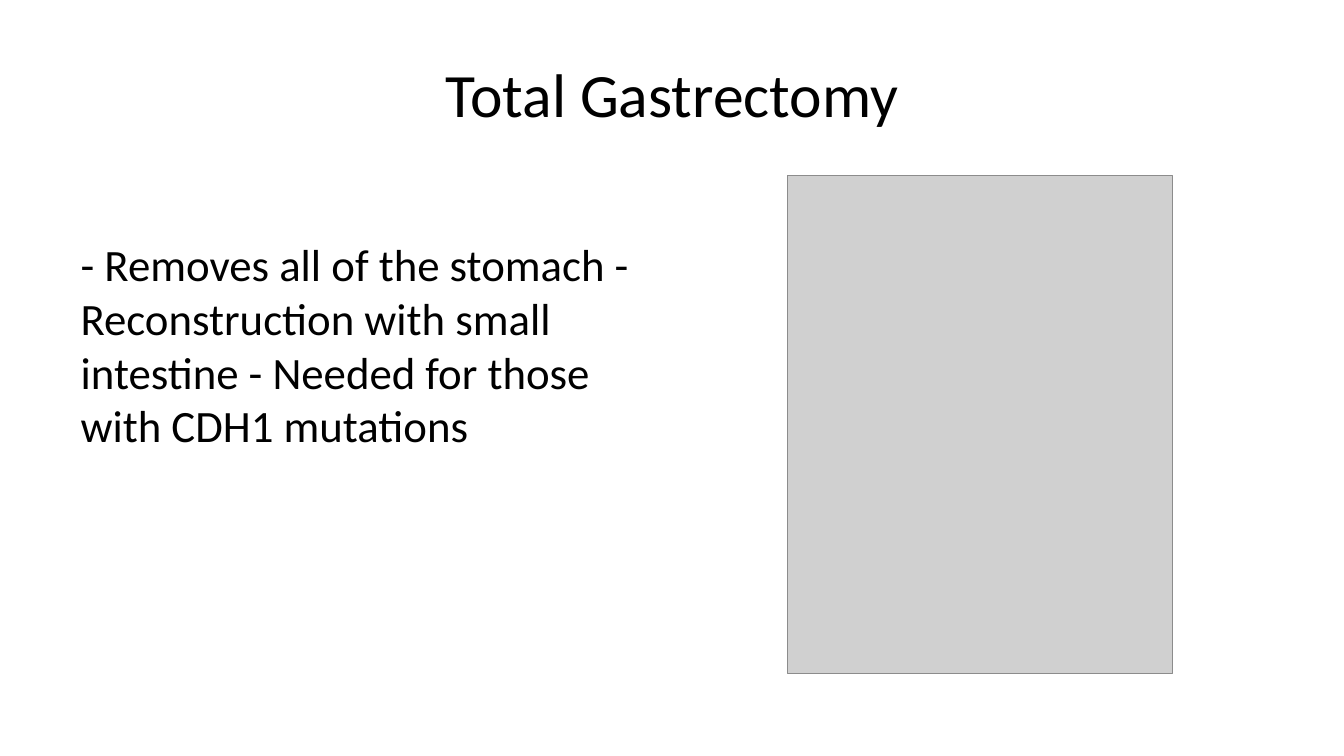
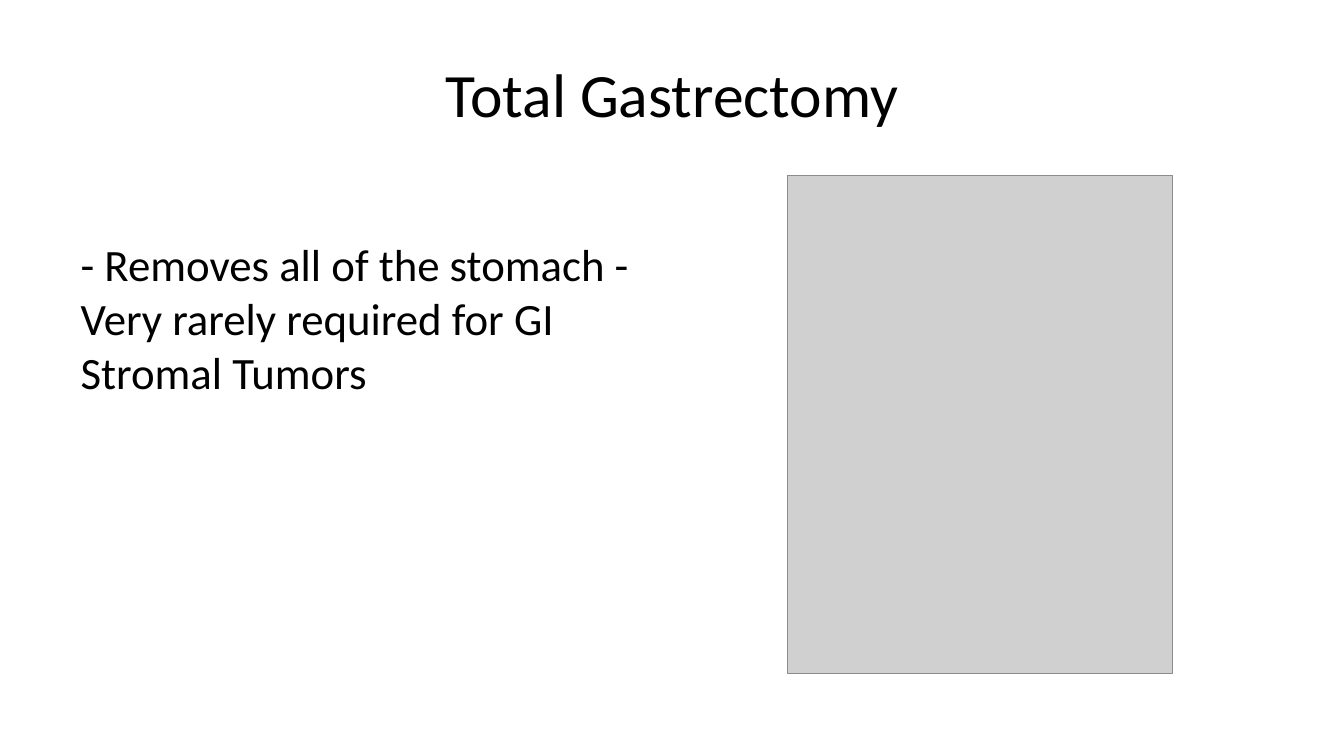
Before and after one commit to jcsalo/patient_education, a slide deck: slide 13 of lci_gist.pptx. Drawn at 1344x756 pixels with LibreOffice and Linux fonts; fonts in the diff are those of the drawing; grey boxes stand for pictures. Boxes give left, top, right and bottom in pixels: in the first picture for what was removed or moved away, otherwise in the second. Text is boxed around its words. In the diff, an @@ line names an element or a change of style, - is before the commit and + after.

```diff
--- a/lci_gist.pptx
+++ b/lci_gist.pptx
@@ text at (x1=81, y1=250, x2=605, y2=390): text changed @@
-- Removes all of the stomach - Reconstruction with small intestine - Needed for those with CDH1 mutations
+- Removes all of the stomach - Very rarely required for GI Stromal Tumors
```
Also in this commit, not shown: 5 other slides changed, 3 slides added, 3 slides removed, 50 other files.
